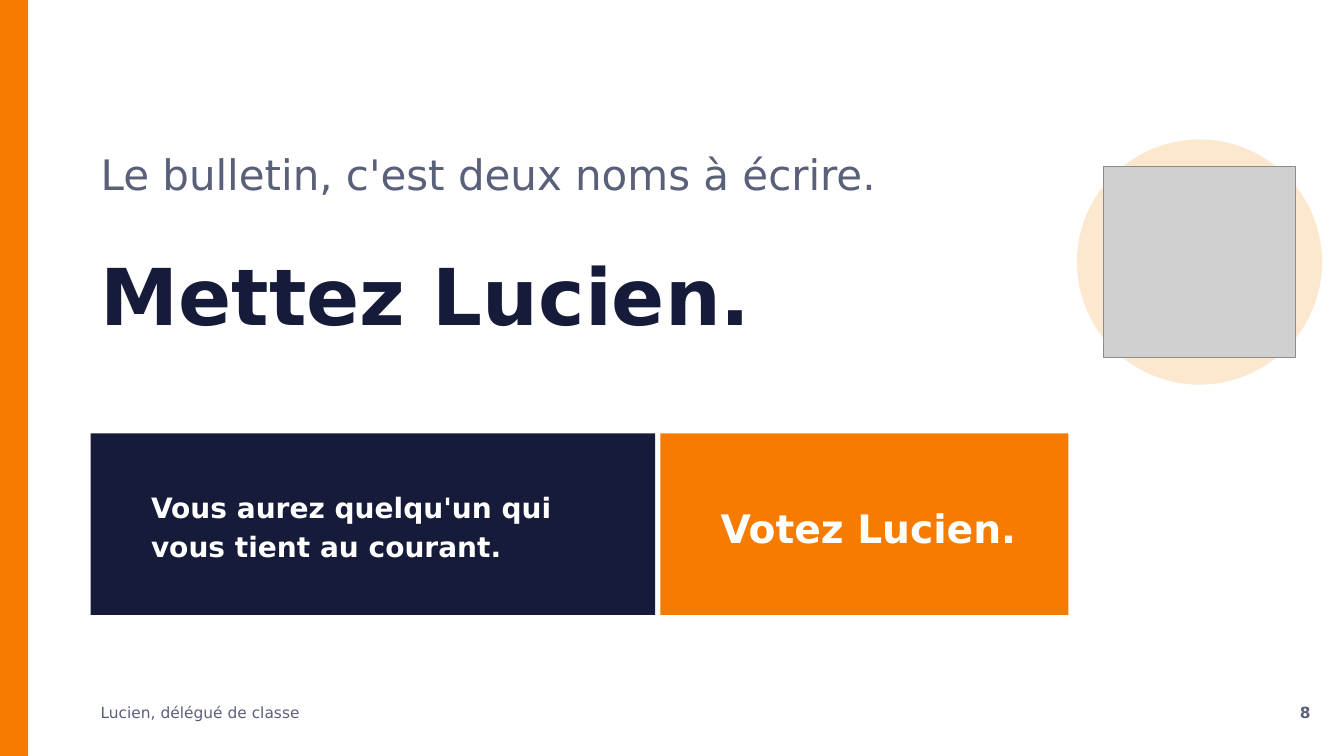
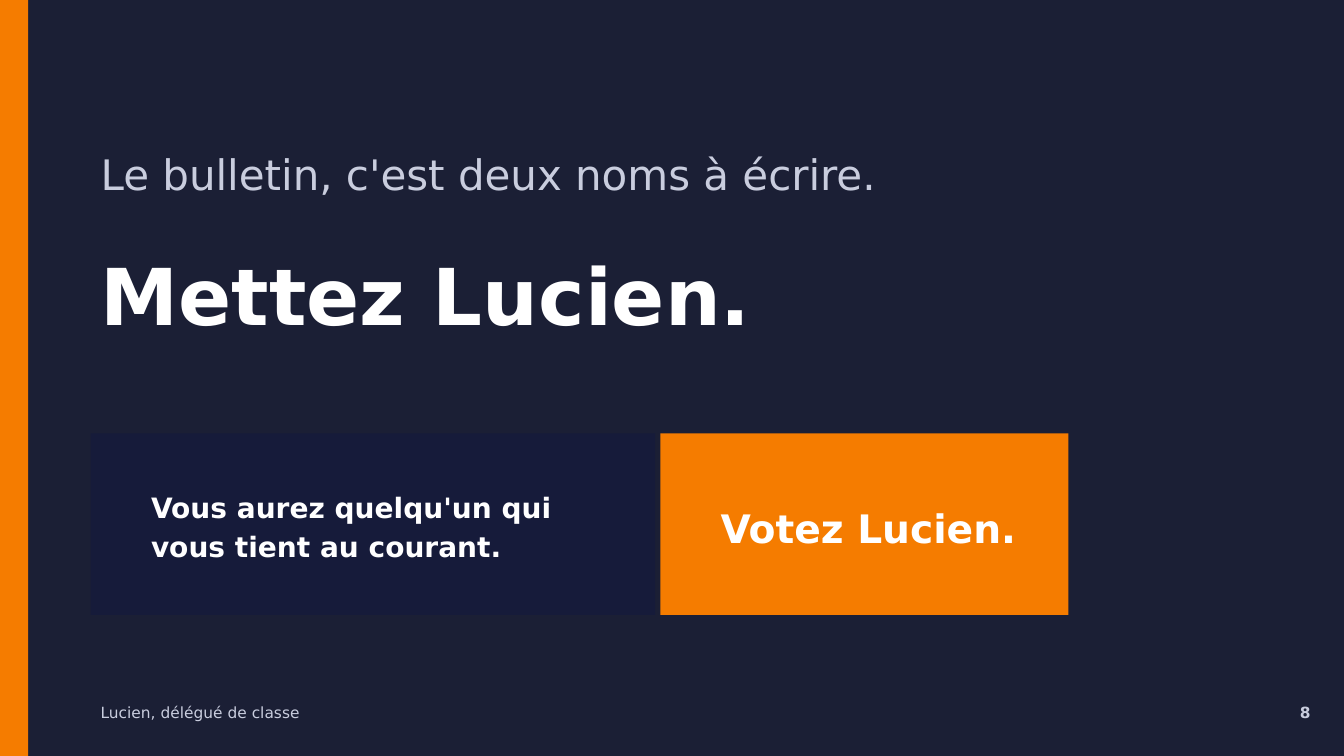
Before and after one commit to lucien-cmd/perso, a slide deck: slide 8 of campagne-delegue-lucien.pptx. Drawn at 1344x756 pixels with LibreOffice and Linux fonts; fonts in the diff are those of the drawing; grey boxes stand for pictures; background and template pictures are left out; a plain dark background stands for a picture behind light text. Boxes give left, top, right and bottom in pixels: in the first picture for what was removed or moved away, otherwise in the second. Text is boxed around its words. In the diff, an @@ line names an element or a change of style, - is before the commit and + after.

```diff
--- a/campagne-delegue-lucien.pptx
+++ b/campagne-delegue-lucien.pptx
@@ background #FFFFFF to picture (left out) @@
@@ rectangle added at (0, 0, 1344, 756), fill #161B3A at 72% opacity @@
@@ text "Le bulletin, c'est deux noms ..." at (101, 156, 875, 326): text colour #5A607A to #C9CDDE in "Le bulletin, c'est deux noms à écrire."; text colour #161B3A to #FFFFFF in "Mettez Lucien." @@
@@ ellipse removed at (1077, 139, 1322, 384) @@
@@ picture removed at (1104, 166, 1296, 358) @@
@@ text "Lucien, délégué de classe" at (101, 705, 300, 721): text colour #5A607A to #C9CDDE @@
@@ text "8" at (1300, 706, 1311, 718): text colour #5A607A to #C9CDDE @@
```
Also in this commit, not shown: 7 other slides changed, 1 other file.
